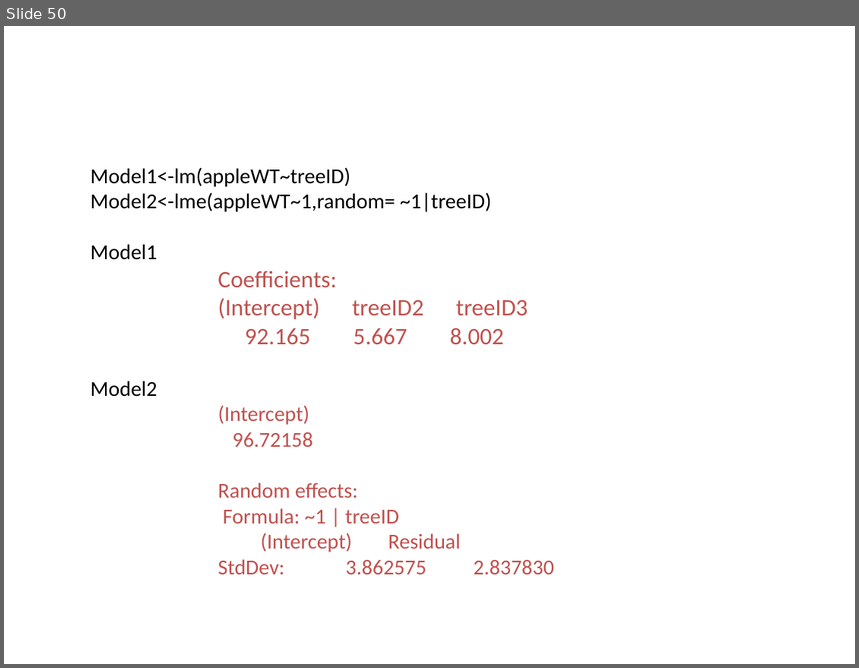
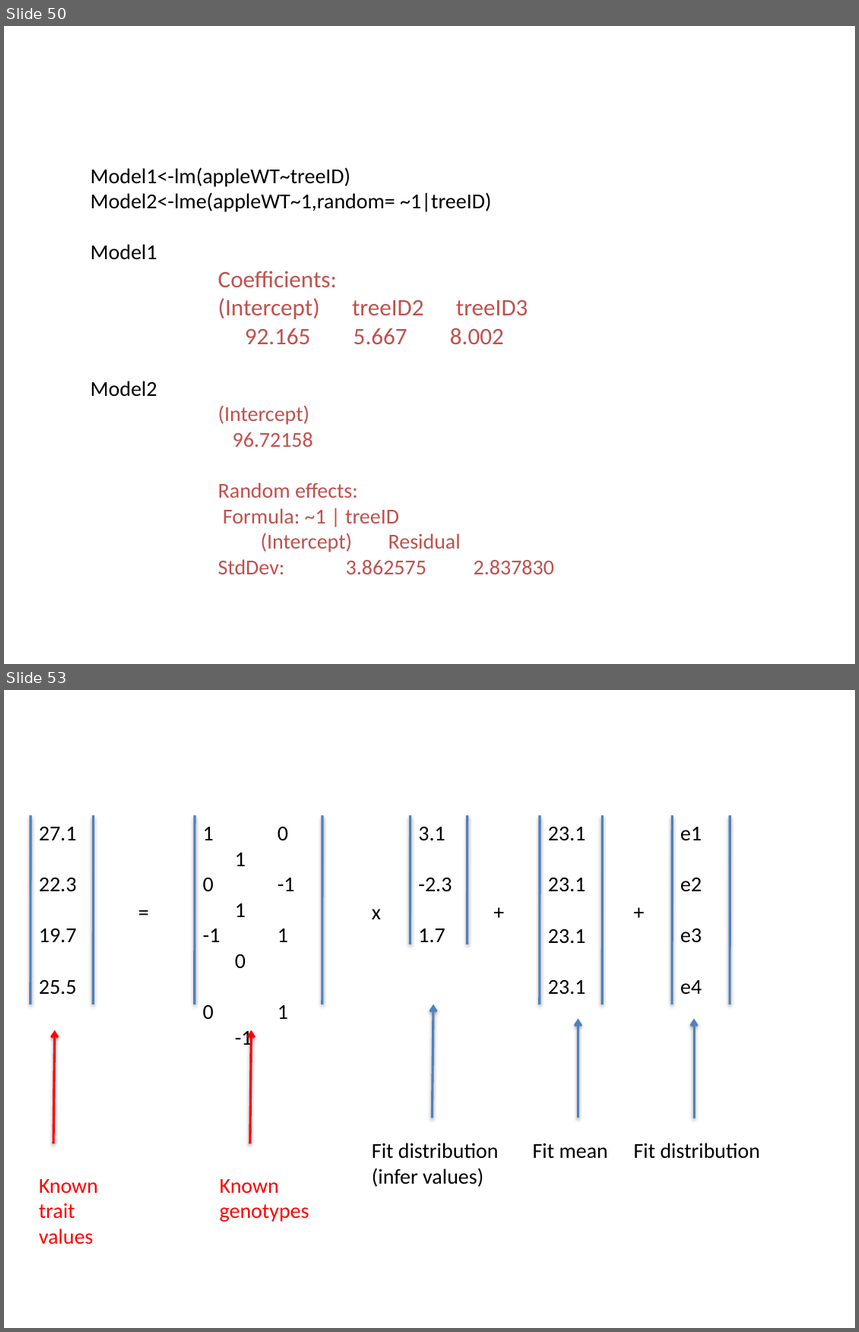
Before and after one commit to qmwugbt112/mixed-effects, a slide deck: Basic concepts.pptx. Shown one above the other, each under a label of ours: slide 50 before the commit, slides 50 and 53 after it; the slides between them are not shown. The pictures are 859x668 and 859x1332 pixels, drawn with LibreOffice and Linux fonts; fonts in the diff are those of the drawing. Boxes give left, top, right and bottom in pixels: in the first picture for what was removed or moved away, otherwise in the second. Text is boxed around its words. In the diff, an @@ line names an element or a change of style, - is before the commit and + after.

```diff
--- a/Basic concepts.pptx
+++ b/Basic concepts.pptx
@@ slide 53 added at [4,690,855,1328], background #FFFFFF @@
@@ line added from (31, 815) to (31, 1005), #4F81BD 2 pt @@
@@ line added from (94, 815) to (94, 1005), #4F81BD 2 pt @@
@@ line added from (195, 815) to (195, 1005), #4F81BD 2 pt @@
@@ line added from (322, 815) to (322, 1005), #4F81BD 2 pt @@
@@ line added from (410, 815) to (410, 945), #4F81BD 2 pt @@
@@ line added from (467, 815) to (467, 945), #4F81BD 2 pt @@
@@ line added from (539, 816) to (539, 1005), #4F81BD 2 pt @@
@@ line added from (602, 816) to (602, 1005), #4F81BD 2 pt @@
@@ line added from (672, 815) to (672, 1005), #4F81BD 2 pt @@
@@ line added from (730, 816) to (730, 1005), #4F81BD 2 pt @@
@@ text added at [39,827,77,995], 18 pt, text #000000 @@
+27.1
+22.3
+19.7
+25.5
@@ text added at [203,827,295,968], 18 pt, text #000000 @@
+1 0 1
+0 -1 1
+-1 1 0
+0 1 -1
@@ text added at [418,827,452,942], 18 pt, text #000000 @@
+3.1
+-2.3
+1.7
@@ text added at [548,827,586,995], 18 pt, text #000000 @@
+23.1
+23.1
+23.1
+23.1
@@ text added at [680,827,702,995], 18 pt, text #000000 @@
+e1
+e2
+e3
+e4
@@ text added at [130,895,158,929], 18 pt, text #000000 @@
+=
@@ text added at [372,909,381,920], 18 pt, text #000000 @@
+x
@@ text added at [486,895,522,929], 18 pt, text #000000 @@
++
@@ text added at [626,895,662,929], 18 pt, text #000000 @@
++
@@ arrow added from (432, 1118) to (434, 1005), #4F81BD 2 pt @@
@@ arrow added from (53, 1144) to (55, 1030), #FF0000 2 pt @@
@@ arrow added from (250, 1144) to (252, 1030), #FF0000 2 pt @@
@@ arrow added from (579, 1118) to (579, 1018), #4F81BD 2 pt @@
@@ arrow added from (694, 1118) to (694, 1018), #4F81BD 2 pt @@
@@ text added at [372,1143,499,1187], 18 pt, text #000000 @@
+Fit distribution
+(infer values)
@@ text added at [533,1143,608,1159], 18 pt, text #000000 @@
+Fit mean
@@ text added at [634,1143,761,1159], 18 pt, text #000000 @@
+Fit distribution
@@ text added at [39,1179,98,1245], 18 pt, text #FF0000 @@
+Known trait values
@@ text added at [220,1179,310,1222], 18 pt, text #FF0000 @@
+Known genotypes
```
Also in this commit, not shown: 1 slide changed, 2 other slides added, 4 other files.
